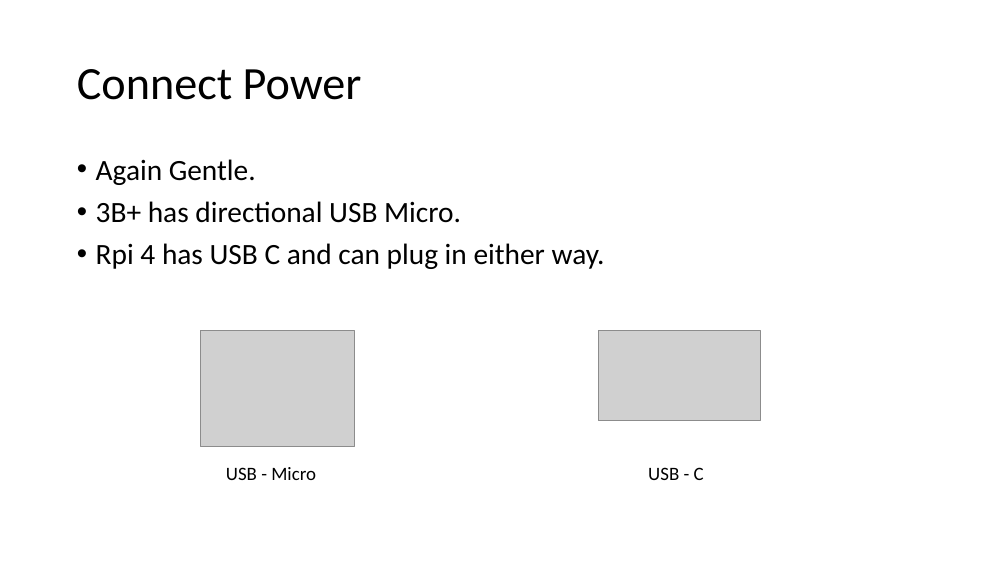
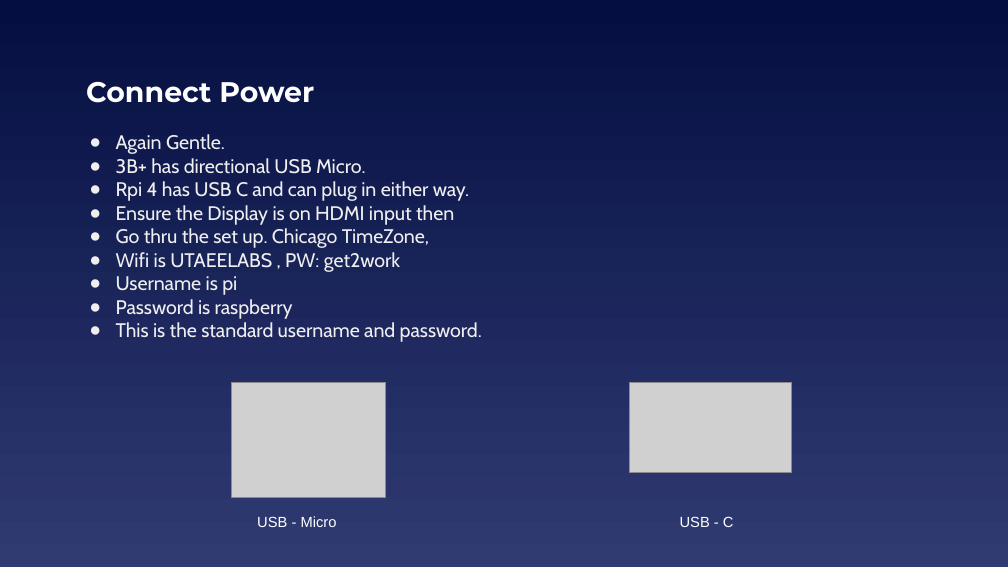
Before and after one commit to EELabMan/Raspberry-Pi-Intro, a slide deck: slide 11 of Raspberry Pi Intro.pptx. Drawn at 1008x567 pixels with LibreOffice and Linux fonts; fonts in the diff are those of the drawing; grey boxes stand for pictures. Boxes give left, top, right and bottom in pixels: in the first picture for what was removed or moved away, otherwise in the second. Text is boxed around its words. In the diff, an @@ line names an element or a change of style, - is before the commit and + after.

```diff
--- a/Raspberry Pi Intro.pptx
+++ b/Raspberry Pi Intro.pptx
@@ background #FFFFFF to gradient #040E41 to #303B72 @@
@@ title "Connect Power" moved from (x1=77, y1=69, x2=362, y2=100) to (x1=86, y1=81, x2=314, y2=103) @@
@@ title "Connect Power" at (x1=86, y1=81, x2=314, y2=103): size 44 to 27 pt, font Calibri to Montserrat, text colour #000000 to #FFFFFF, bold on; line spacing 0.9 to 1 @@
@@ text "Again Gentle." moved from (x1=96, y1=159, x2=605, y2=269) to (x1=116, y1=134, x2=482, y2=342) @@
@@ text at (x1=116, y1=134, x2=469, y2=201): size 28 to 18.7 pt, font Calibri to Cabin, text colour #000000 to #EFEFEF in "Again Gentle.", "3B+ has directional USB Micro.", "Rpi 4 has USB C and can ..."; bullet • to ●; line spacing 0.9 to 1; less space between paragraphs @@
@@ text at (x1=116, y1=205, x2=482, y2=342): paragraphs added @@
+● Ensure the Display is on HDMI input then
+● Go thru the set up. Chicago TimeZone,
+● Wifi is UTAEELABS , PW: get2work
+● Username is pi
+● Password is raspberry
+● This is the standard username and password.
@@ picture moved from (x1=200, y1=331, x2=355, y2=447) to (x1=231, y1=382, x2=386, y2=498) @@
@@ picture moved from (x1=598, y1=331, x2=760, y2=421) to (x1=630, y1=382, x2=792, y2=472) @@
@@ text "USB - Micro" at (x1=257, y1=516, x2=337, y2=527): size 18 to 14 pt, font Calibri to Arial, text colour #000000 to #FFFFFF @@
@@ text "USB - Micro" moved from (x1=226, y1=467, x2=316, y2=480) to (x1=257, y1=516, x2=337, y2=527) @@
@@ text "USB - C" moved from (x1=648, y1=467, x2=704, y2=480) to (x1=680, y1=516, x2=734, y2=527) @@
@@ text "USB - C" at (x1=680, y1=516, x2=734, y2=527): size 18 to 14 pt, font Calibri to Arial, text colour #000000 to #FFFFFF @@
```
Also in this commit, not shown: 14 other slides changed, 4 slides added, 2 slides removed.
